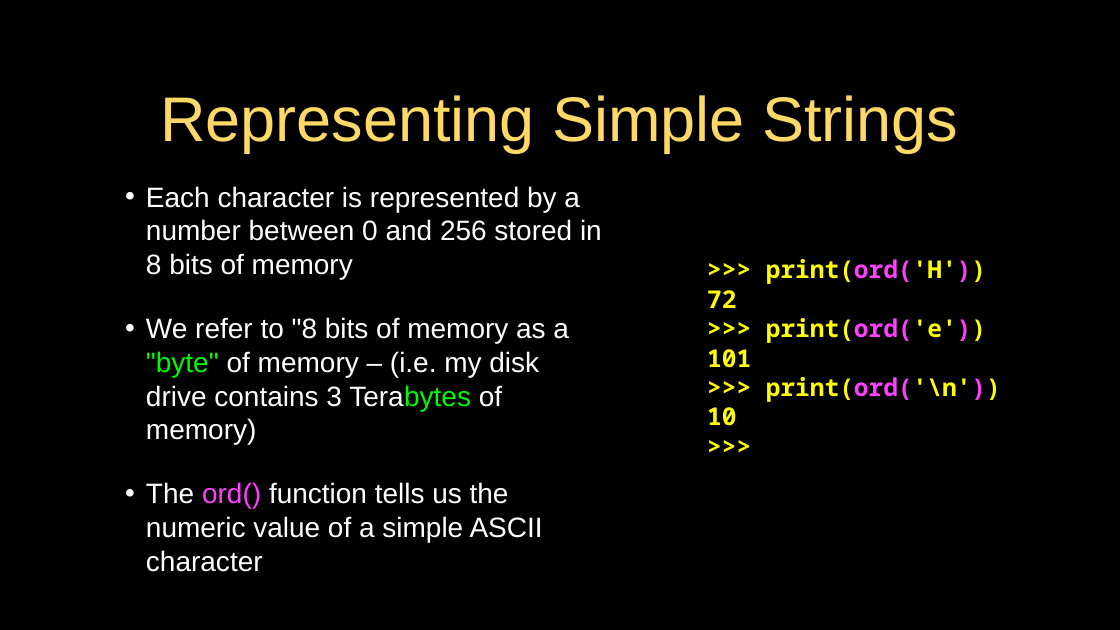
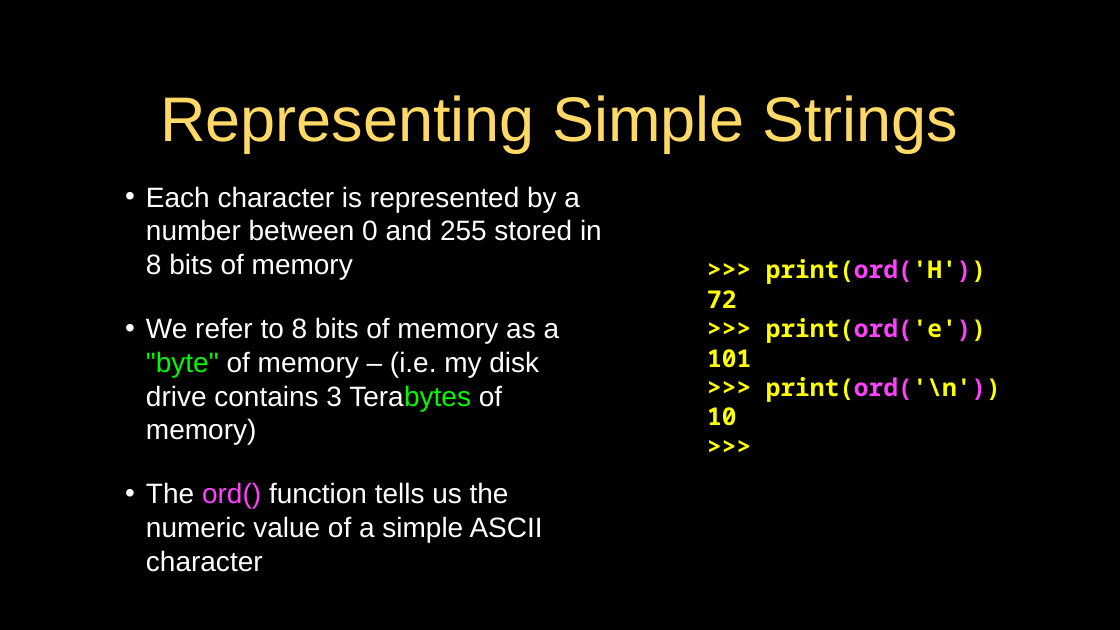
Before and after one commit to SOsintOps/py4e, a slide deck: slide 36 of lectures3/Pythonlearn-12-HTTP.pptx. Drawn at 1120x630 pixels with LibreOffice and Linux fonts; fonts in the diff are those of the drawing. Boxes give left, top, right and bottom in pixels: in the first picture for what was removed or moved away, otherwise in the second. Text is boxed around its words. In the diff, an @@ line names an element or a change of style, - is before the commit and + after.

Commit message:
Fix text and code errors in the chapter slides
Fixes 59 errors in the 16 chapter presentations (lectures3/Pythonlearn-NN-*.pptx):
typos, en dashes and curly quotes in code that Python rejects, Python 2 output
and messages (raw_input, <type 'list'>, range returning a list, u'' strings),
output that the code does not print, def __init(self)__, a missing ssl context
in opengeo.py, HTTP requests without \r\n, and a few wrong technical statements.
Only the text runs that change are edited; colors and layout are kept.

```diff
--- a/lectures3/Pythonlearn-12-HTTP.pptx
+++ b/lectures3/Pythonlearn-12-HTTP.pptx
@@ text at [146,186,602,444]: text changed @@
-• Each character is represented by a number between 0 and 256 stored in 8 bits of memory
-• We refer to "8 bits of memory as a "byte" of memory – (i.e. my disk drive contains 3 Terabytes of memory)
+• Each character is represented by a number between 0 and 255 stored in 8 bits of memory
+• We refer to 8 bits of memory as a "byte" of memory – (i.e. my disk drive contains 3 Terabytes of memory)
```
Also in this commit, not shown: 6 other slides changed, 15 other files.
